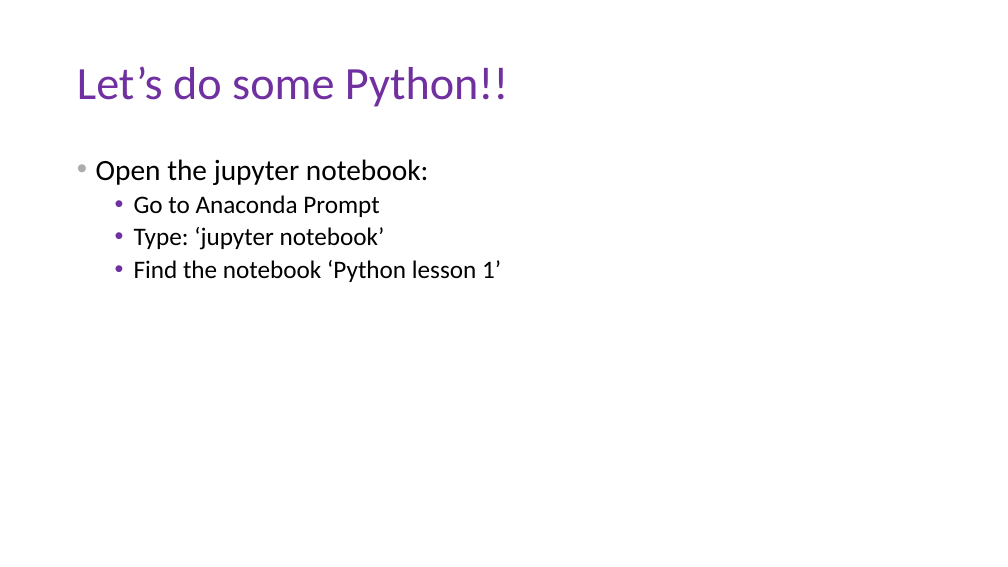
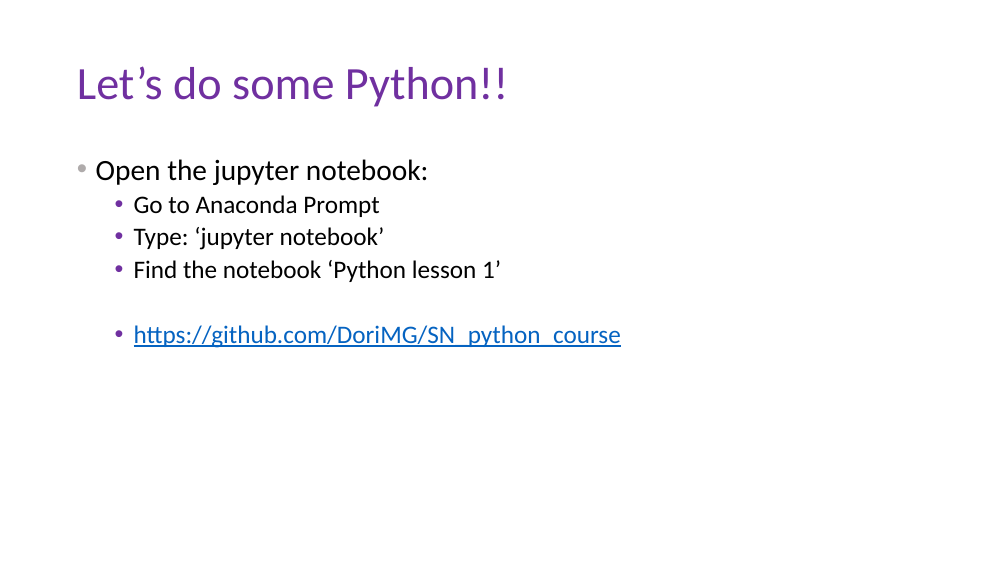
Before and after one commit to DoriMG/SN_python_course, a slide deck: slide 23 of Jan 2020/lectures/1_intro_cs.pptx. Drawn at 1008x567 pixels with LibreOffice and Linux fonts; fonts in the diff are those of the drawing. Boxes give left, top, right and bottom in pixels: in the first picture for what was removed or moved away, otherwise in the second. Text is boxed around its words. In the diff, an @@ line names an element or a change of style, - is before the commit and + after.

Commit message:
final updates

```diff
--- a/Jan 2020/lectures/1_intro_cs.pptx
+++ b/Jan 2020/lectures/1_intro_cs.pptx
@@ text at (x1=134, y1=325, x2=621, y2=348): paragraph added @@
+  • https://github.com/DoriMG/SN_python_course
```
